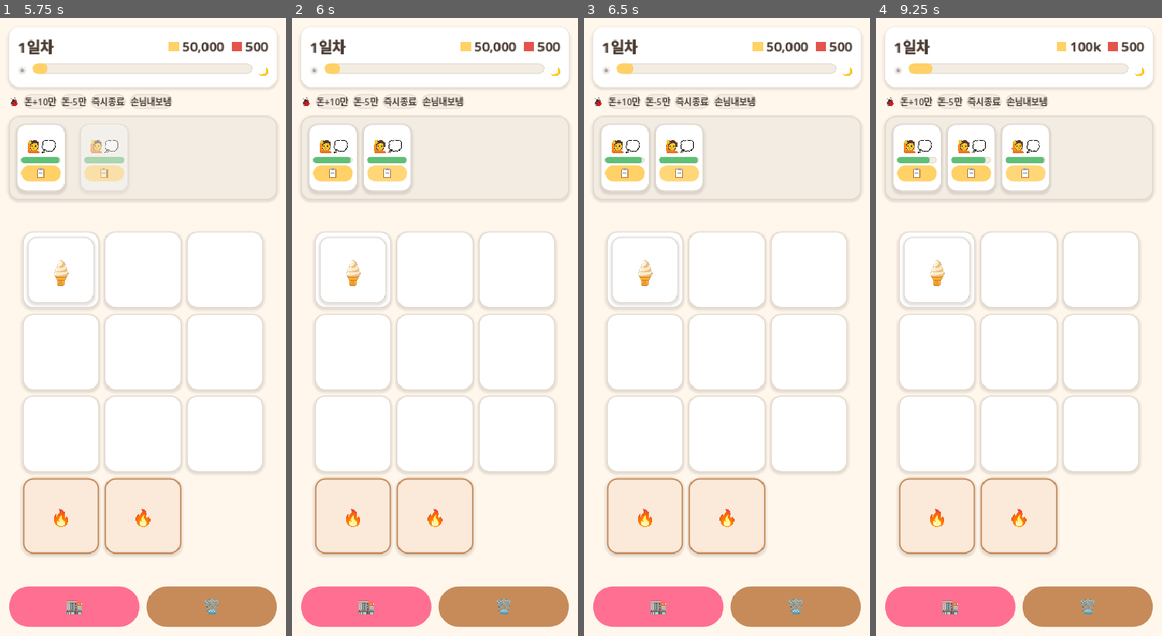
Above: before the commit, frames 1-4 (left to right).
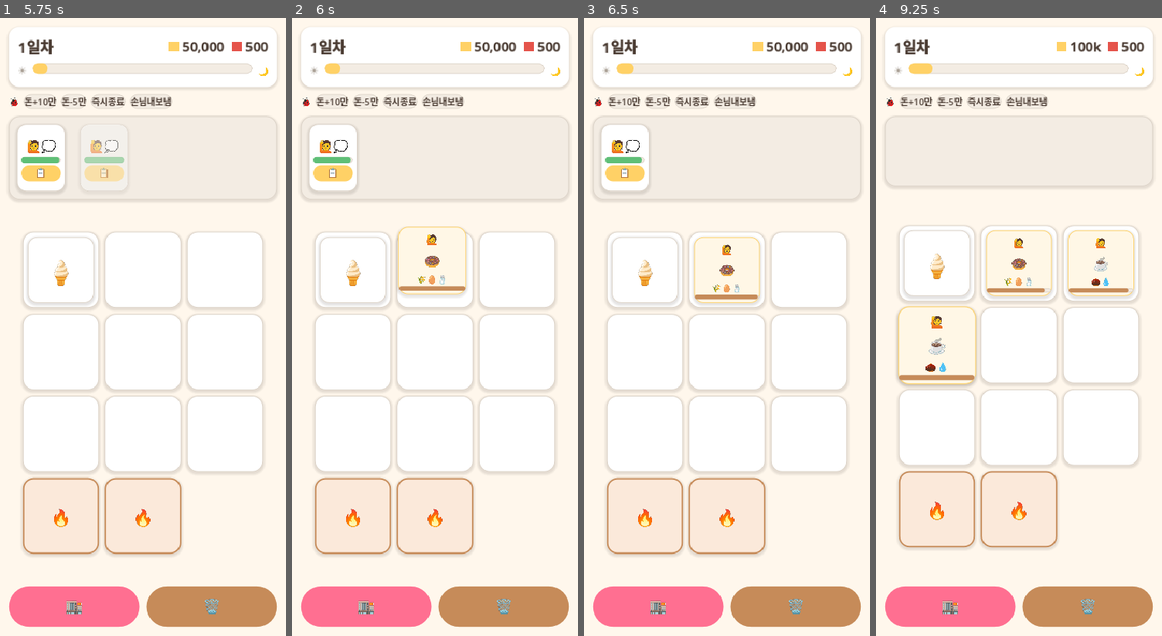
Above: after the commit, the same moments.

Repository: yellyB/game-slot-kitchen
Game: Godot game, scene res://scenes/Main.tscn
Two runs of this game, one before a commit and one after it. Both use one fixed random seed, a clock stepped at 60 frames per second and the inputs below.
Inputs:
- Up to frame 1 (5.75 s): click "시작" at 0.5 s; click "돈+10만" at 1.25 s; click "돈-5만" at 2 s; click "손님내보냄" at 2.75 s; click "🏬" at 3.5 s; click "🗑️" at 4.25 s; click "📋" at 5 s
- Up to frame 2 (6 s): click "📋" at 5.75 s
- Up to frame 3 (6.5 s): no input
- Up to frame 4 (9.25 s): click "📋" at 6.5 s; click "돈+10만" at 7.25 s; click "돈-5만" at 8 s; click "📋" at 8.75 s

Frame 1 is identical in both runs. In frame 2, 4.1% of the frame differs, in the area x 24-62%, y 17-45%; in frame 3, 4.1%; in frame 4, 18%, in the area x 2-98%, y 17-87%.
Error before the commit: Invalid call. Nonexistent function 'dismiss' in base 'PanelContainer (Customer)'. (res://scripts/main.gd:389)

Commit message:
수정: 주문 접수 시 뒤 손님이 즉시 밀려 "그 손님 주문서"처럼 보이던 문제
- 접수한 손님을 즉시 free하면 HBox가 바로 좁혀져 둘째 손님이 그 자리로 점프
  → 클릭 손님 위치에서 날아가는 주문서가 둘째 손님 것처럼 읽힘
- Customer.dismiss(): 자리는 유지(투명)하고 입력만 차단, 등장 슬라이드 트윈 kill
- 주문서 착지(0.36s) 후 queue_free → 그때 큐가 좁혀짐(뒤 손님은 그 뒤에 이동)

Co-Authored-By: Claude Opus 4.8 (1M context) <noreply@anthropic.com>

Diff:
--- a/scripts/customer.gd
+++ b/scripts/customer.gd
@@ -16,6 +16,8 @@
 var _warned := false   # 임박 재촉 1회만
 var _fill := Palette.SUCCESS
 var _gauge: ProgressBar
+var _confirm: Button
+var _slide_tw: Tween   # 등장 슬라이드 — 즉시 접수(dismiss) 시 죽여야 페이드인이 안 덮음
 
 func setup(id: String) -> void:
 	recipe_id = id
@@ -53,6 +55,7 @@
 
 	# 주문 확인 버튼 (아이콘)
 	var confirm := Button.new()
+	_confirm = confirm
 	confirm.text = "📋"
 	confirm.add_theme_font_size_override("font_size", 15)
 	confirm.add_theme_stylebox_override("normal", UI.chip(Palette.ACCENT))
@@ -60,6 +63,19 @@
 	confirm.add_theme_stylebox_override("pressed", UI.chip(Palette.ACCENT.darkened(0.1)))
 	confirm.pressed.connect(func(): confirm_pressed.emit(self))
 	v.add_child(confirm)
+
+
+## 주문 접수됨 — 자리는 유지하되 사라진 척(투명·입력차단). 뒤 손님이 즉시 안 밀리게.
+## 호출측이 주문서 날아가기 착지 후 queue_free.
+func dismiss() -> void:
+	_done = true
+	set_process(false)
+	if _slide_tw != null and _slide_tw.is_valid():
+		_slide_tw.kill()                          # 등장 페이드인 중단(안 그러면 a=0을 덮어씀)
+	modulate.a = 0.0                              # 레이아웃 자리 유지(visible=false와 달리 공간 남김)
+	mouse_filter = Control.MOUSE_FILTER_IGNORE
+	if _confirm != null:
+		_confirm.disabled = true
 
 
 ## 강제 이탈(디버그 버튼 등) — 자연 인내심 만료와 동일하게 expired 방출.
@@ -80,6 +96,7 @@
 	position = target + Vector2(44, 0)   # 오른쪽 바깥에서 진입
 	modulate.a = 0.0
 	var tw := create_tween()
+	_slide_tw = tw
 	tw.set_parallel(true)
 	tw.tween_property(self, "position", target, 0.28).set_trans(Tween.TRANS_CUBIC).set_ease(Tween.EASE_OUT)
 	tw.tween_property(self, "modulate:a", 1.0, 0.2)
